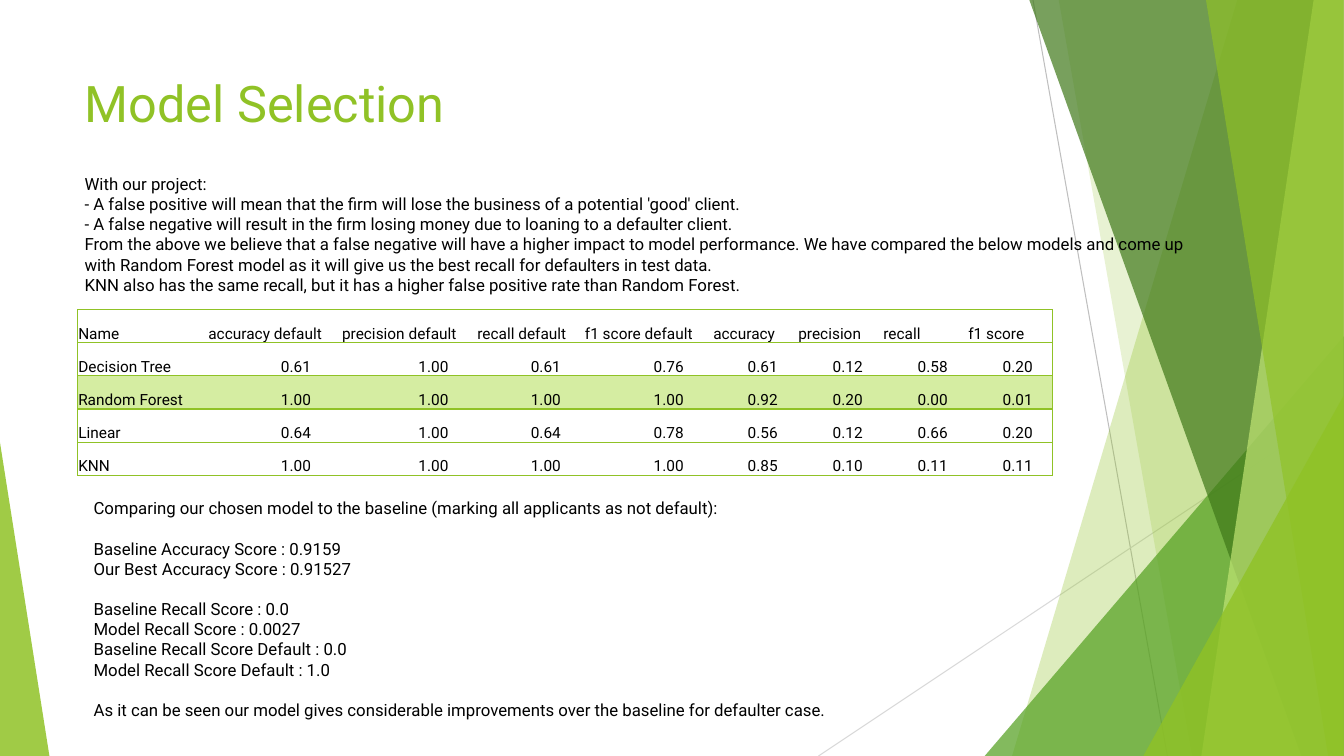
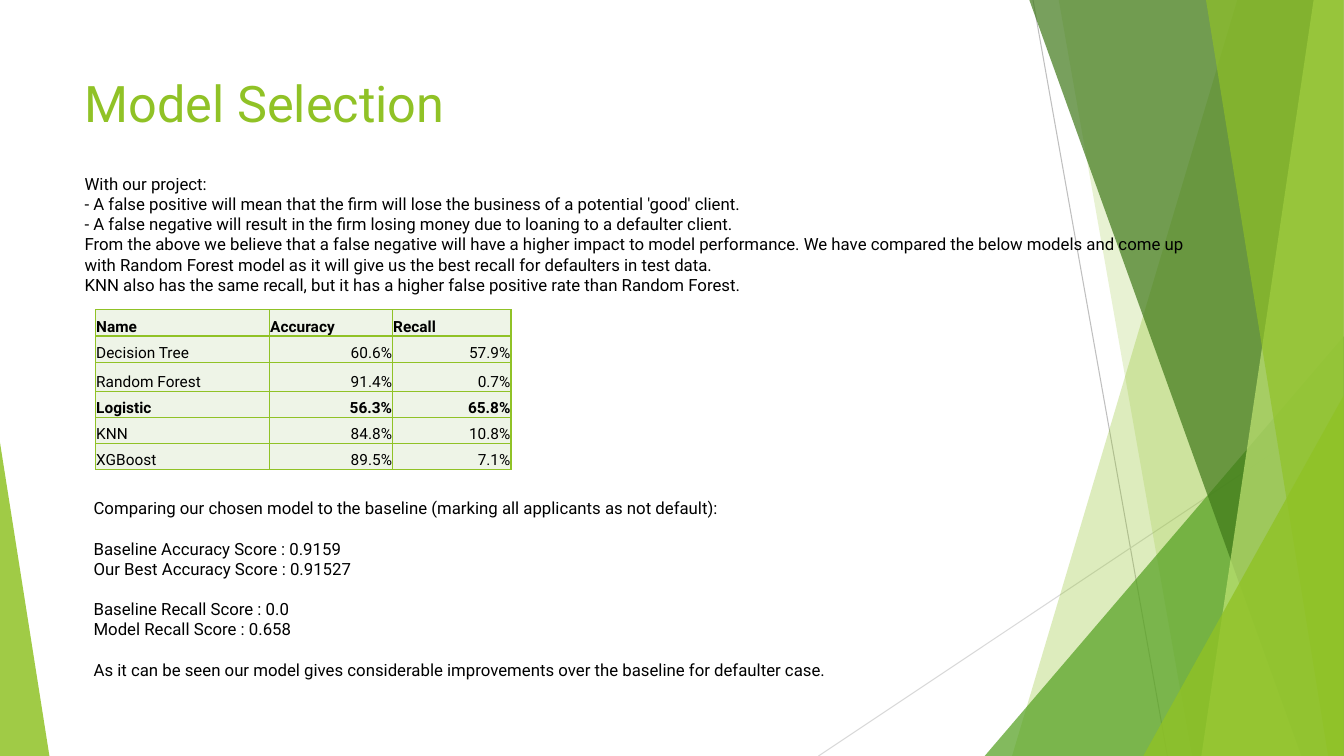
Before and after one commit to amoghugupte/Slackers-Capstone, a slide deck: slide 8 of Credit Default detector_v3.pptx (slide 13 before the commit). Drawn at 1344x756 pixels with LibreOffice and Linux fonts; fonts in the diff are those of the drawing. Boxes give left, top, right and bottom in pixels: in the first picture for what was removed or moved away, otherwise in the second. Text is boxed around its words. In the diff, an @@ line names an element or a change of style, - is before the commit and + after.

```diff
--- a/Credit Default detector_v3.pptx
+++ b/Credit Default detector_v3.pptx
@@ table removed at [78,310,1052,476], 5 rows, 9 columns @@
-Name | accuracy default | precision default | recall default | f1 score default | accuracy | precision | recall | f1 score
-Decision Tree | 0.61 | 1.00 | 0.61 | 0.76 | 0.61 | 0.12 | 0.58 | 0.20
-Random Forest | 1.00 | 1.00 | 1.00 | 1.00 | 0.92 | 0.20 | 0.00 | 0.01
-Linear | 0.64 | 1.00 | 0.64 | 0.78 | 0.56 | 0.12 | 0.66 | 0.20
-KNN | 1.00 | 1.00 | 1.00 | 1.00 | 0.85 | 0.10 | 0.11 | 0.11
@@ table added at [96,310,511,474], 6 rows, 3 columns @@
+Name | Accuracy | Recall
+Decision Tree | 60.6% | 57.9%
+Random Forest | 91.4% | 0.7%
+Logistic | 56.3% | 65.8%
+KNN | 84.8% | 10.8%
+XGBoost | 89.5% | 7.1%
@@ text at [94,622,291,635]: text changed @@
-Model Recall Score : 0.0027
-Baseline Recall Score Default : 0.0
-Model Recall Score Default : 1.0
+Model Recall Score : 0.658
```
Also in this commit, not shown: 5 other slides changed, 1 slide added, 1 slide removed, 4 other files.
